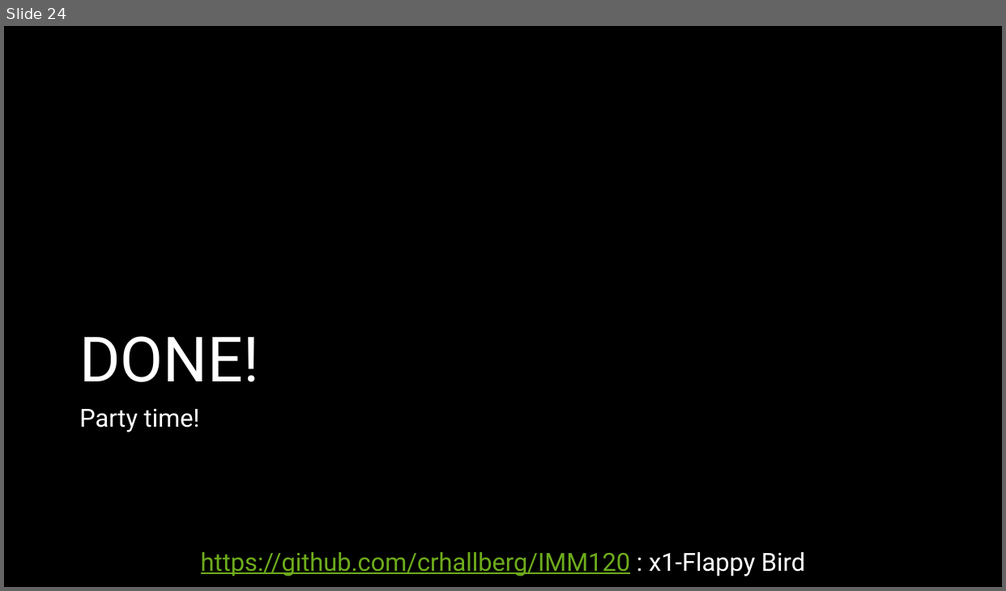
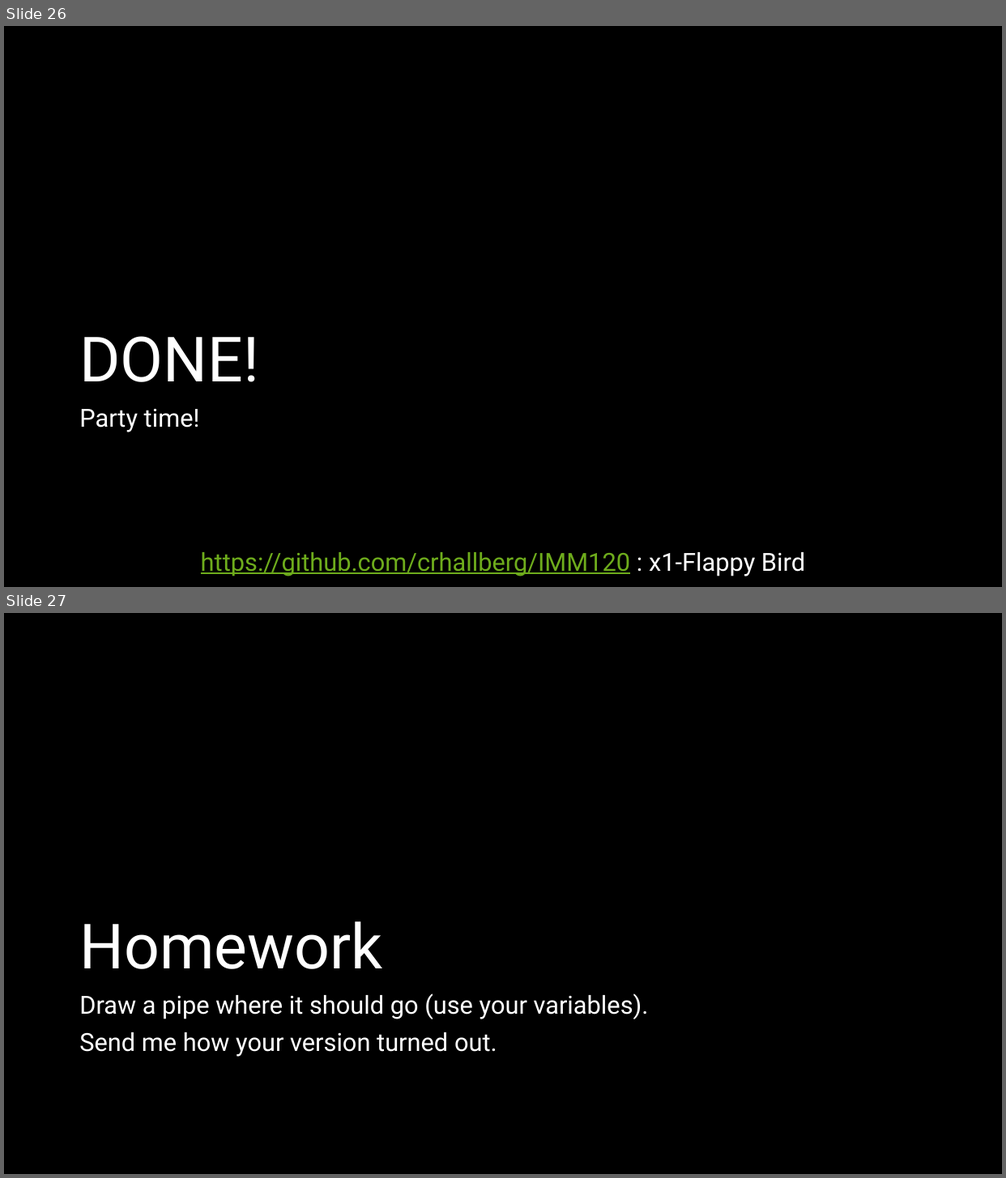
Before and after one commit to crhallberg/IMM120, a slide deck: Presentations/Class 03 - Sept 18.pptx. Shown one above the other, each under a label of ours: slide 24 before the commit, slides 26 and 27 after it. The pictures are 1006x591 and 1006x1178 pixels, drawn with LibreOffice and Linux fonts; fonts in the diff are those of the drawing. Boxes give left, top, right and bottom in pixels: in the first picture for what was removed or moved away, otherwise in the second. Text is boxed around its words. In the diff, an @@ line names an element or a change of style, - is before the commit and + after.

```diff
--- a/Presentations/Class 03 - Sept 18.pptx
+++ b/Presentations/Class 03 - Sept 18.pptx
@@ slide 27 added at bbox=[4, 613, 1002, 1174], background #000000 @@
@@ title added at bbox=[79, 922, 382, 969], 60 pt, text #FFFFFF @@
+Homework
@@ text added at bbox=[79, 994, 649, 1057], 24 pt, text #FFFFFF @@
+Draw a pipe where it should go (use your variables).
+Send me how your version turned out.
@@ what was slide 24 is now slide 26 @@
```
Also in this commit, not shown: 2 slides changed, 2 other slides added, 1 other file.
